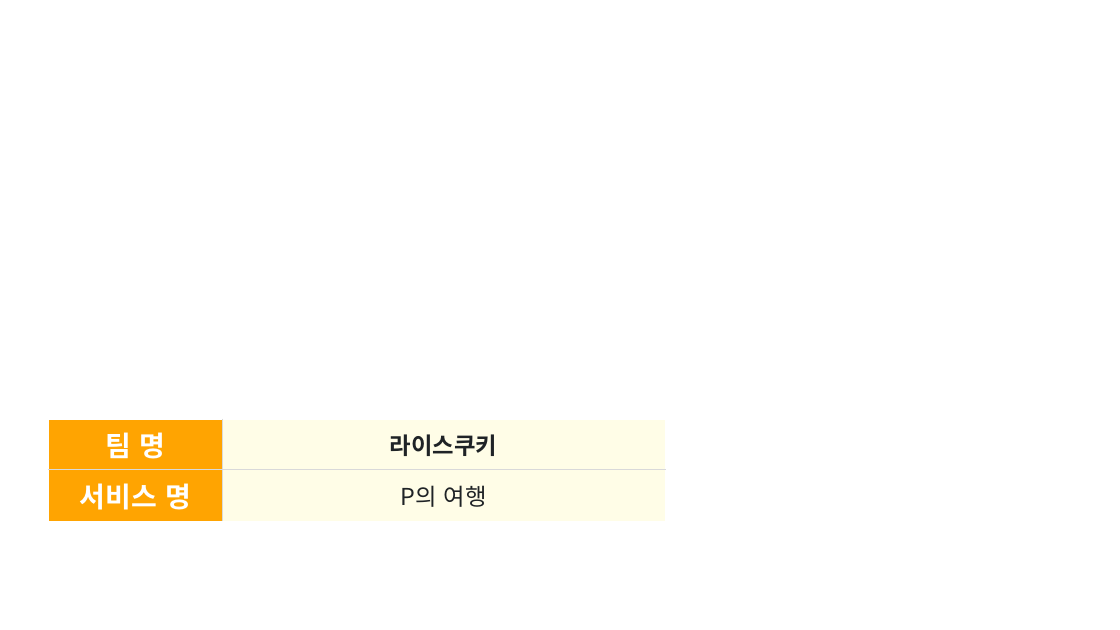
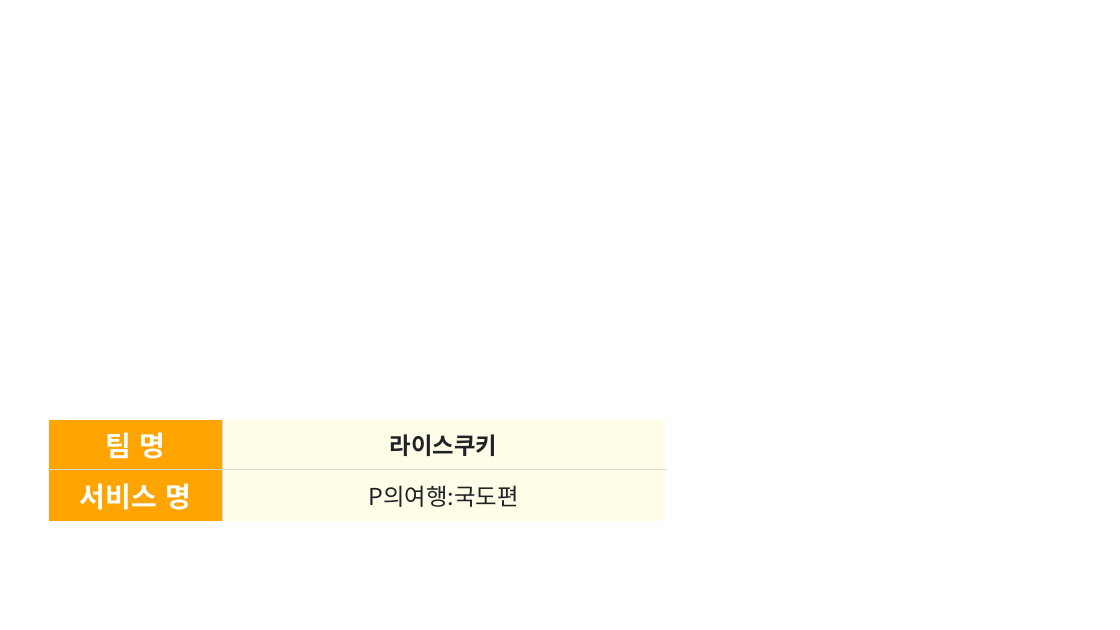
Before and after one commit to Hyee0ne/p-trip, a slide deck: slide 1 of docs/기능설명서_P의여행.pptx. Drawn at 1120x630 pixels with LibreOffice and Linux fonts; fonts in the diff are those of the drawing; background and template pictures are left out. Boxes give left, top, right and bottom in pixels: in the first picture for what was removed or moved away, otherwise in the second. Text is boxed around its words. In the diff, an @@ line names an element or a change of style, - is before the commit and + after.

```diff
--- a/docs/기능설명서_P의여행.pptx
+++ b/docs/기능설명서_P의여행.pptx
@@ table at [49, 419, 665, 522] @@
-row 2, column 2: P의 여행
+row 2, column 2: P의여행:국도편
```
Also in this commit, not shown: 1 other slide changed, 2 other files.
